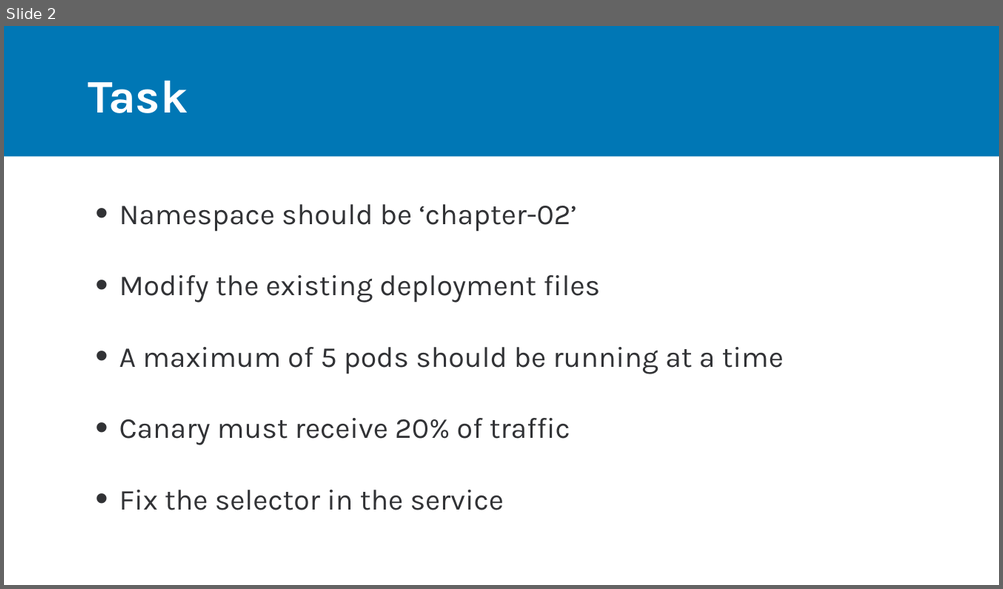
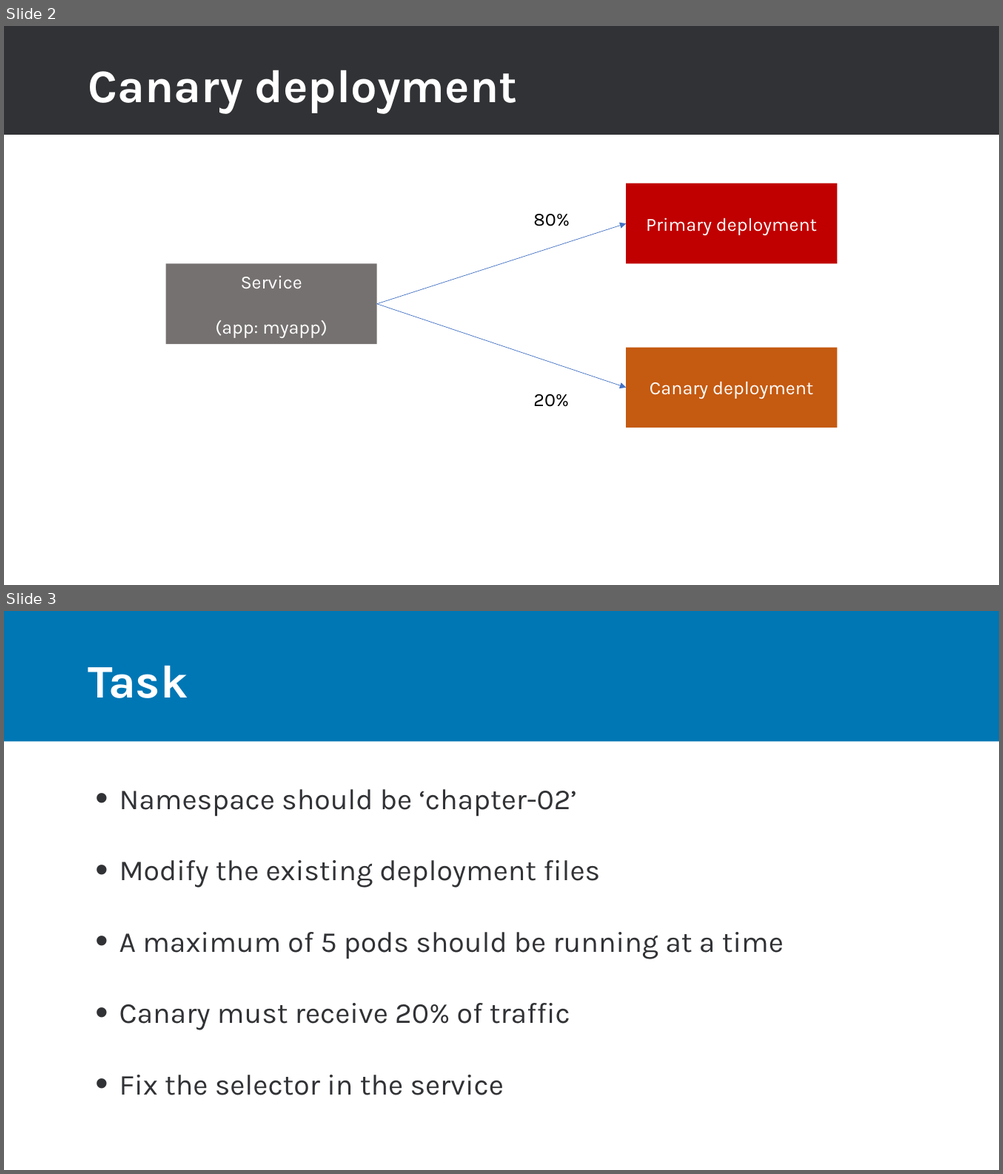
Before and after one commit to rdiazconcha/ckad-exam-prep, a slide deck: chapter-02/02-canary/02_02_canary.pptx. Shown one above the other, each under a label of ours: slide 2 before the commit, slides 2 and 3 after it. The pictures are 1003x589 and 1003x1174 pixels, drawn with LibreOffice and Linux fonts; fonts in the diff are those of the drawing. Boxes give left, top, right and bottom in pixels: in the first picture for what was removed or moved away, otherwise in the second. Text is boxed around its words. In the diff, an @@ line names an element or a change of style, - is before the commit and + after.

```diff
--- a/chapter-02/02-canary/02_02_canary.pptx
+++ b/chapter-02/02-canary/02_02_canary.pptx
@@ slide 2 added at (x1=4, y1=26, x2=999, y2=585), background #FFFFFF @@
@@ rectangle added at (x1=4, y1=26, x2=999, y2=135), fill #313235 @@
@@ title added at (x1=88, y1=70, x2=517, y2=113), 45 pt, text #FFFFFF, bold @@
+Canary deployment
@@ rectangle added at (x1=626, y1=184, x2=837, y2=264), fill #C00000, 18 pt, text #FFFFFF @@
+Primary deployment
@@ arrow added from (377, 304) to (626, 224), #4472C4 0.5 pt @@
@@ text added at (x1=533, y1=214, x2=569, y2=227), 18 pt, text #000000 @@
+80%
@@ rectangle added at (x1=166, y1=264, x2=377, y2=345), fill #767171, 18 pt, text #FFFFFF @@
+Service
+(app: myapp)
@@ arrow added from (377, 304) to (626, 388), #4472C4 0.5 pt @@
@@ rectangle added at (x1=626, y1=348, x2=837, y2=428), fill #C55A11, 18 pt, text #FFFFFF @@
+Canary deployment
@@ text added at (x1=533, y1=395, x2=569, y2=407), 18 pt, text #000000 @@
+20%
@@ what was slide 2 is now slide 3 @@
```
Also in this commit, not shown: 1 slide changed, 16 other files.
